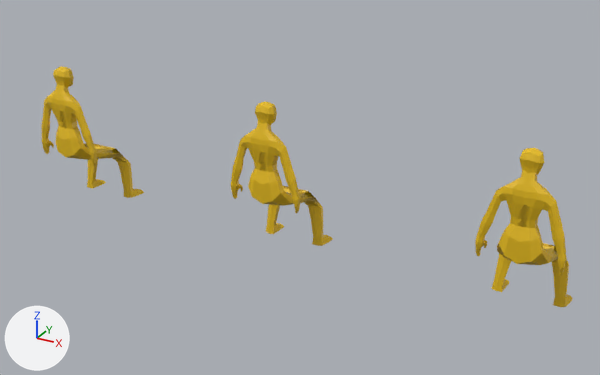
Two versions of the glTF model assets/row_1.glb, one commit apart.
Rendered twice from a camera (50 mm lens) standing at (4.07, -5.74, 3.3) and looking at (1.16, -0.44, 0.65). Arrows for +X, +Y and +Z are at lower left; the lights stay in place. Vertices at the same position are counted once.

Before the edit, the objects in view are built like this:
```python
me_student = bpy.data.meshes.new('student')
me_student.from_pydata(...)  # 370 vertices, 771 faces; spans x -1.32..1.32, y 0.24..7.1, z -0.46..3.08
me_student.materials.append(mat_person)  # yellow #e7bd13
ob_student = bpy.data.objects.new('Student', me_student)
ob_student.location = (-1.021, -0.681, 0.02)
ob_student.rotation_euler = (1.571, 0.0, -3.142)  # degrees (90, 0, -180)
ob_student.scale = (0.23, 0.195, 0.195)
ob_student_001 = bpy.data.objects.new('Student.001', me_student)
ob_student_001.location = (0.991, -0.681, 0.02)
ob_student_001.rotation_euler = (1.571, 0.0, -3.142)  # degrees (90, 0, -180)
ob_student_001.scale = (0.23, 0.195, 0.195)
ob_student_002 = bpy.data.objects.new('Student.002', me_student)
ob_student_002.location = (2.978, -0.681, 0.02)
ob_student_002.rotation_euler = (1.571, 0.0, -3.142)  # degrees (90, 0, -180)
ob_student_002.scale = (0.23, 0.195, 0.195)
```
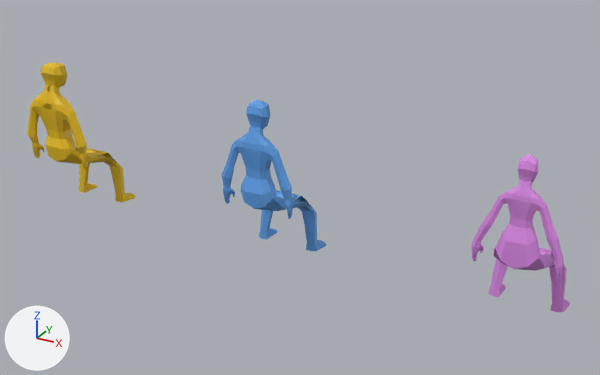
Commit message: student variations

Boxes [x1, y1, x2, y2] around the edits, measured in the pictures (600 x 375 px; the box of a moved part takes in the faces that stretch with it):
```json
{"object": "Student.002", "change": "reshaped, moved", "before": [475, 148, 573, 307], "after": [472, 154, 570, 312]}
{"object": "Student.001", "change": "reshaped, moved", "before": [231, 102, 333, 246], "after": [221, 100, 327, 251]}
{"object": "Student", "change": "reshaped, moved", "before": [41, 66, 144, 198], "after": [27, 63, 136, 202]}
{"part": 1, "of": "me_student", "change": "moved or reshaped", "before": [41, 66, 567, 264], "after": [27, 63, 87, 162]}
```

Edits to the scene script, one JSON object a line:
```json
{"op": "add", "block": "mat_person_003", "code": ["mat_person_003 = principled_material('Person.003')", "mat_person_003.base_color = (0.73, 0.263, 0.8)  # pink #de8ce7"]}
{"op": "add", "block": "mat_person_002", "code": ["mat_person_002 = principled_material('Person.002')", "mat_person_002.base_color = (0.113, 0.351, 0.8)  # blue #5ea0e7"]}
{"block": "me_student", "where": "# used by ob_student; location = (-1.021, -0.681, 0.02); rotation_euler = (1.571, 0.0, -3.142), in degrees (90, 0, -180); scale = (0.23, 0.195, 0.195)"}
{"op": "remove", "block": "me_student", "code": "me_student.from_pydata(...)  # 370 vertices, 771 faces; spans x -1.32..1.32, y 0.24..7.1, z -0.46..3.08"}
{"op": "add", "block": "me_student", "code": "me_student.from_pydata(...)  # 370 vertices, 771 faces; spans x -1.41..1.41, y 0.24..7.39, z -0.55..3.08"}
{"block": "me_student", "change": "me_student part 1: 184 of 370 vertices moved; they spanned x -1.28..1.28, y 3.51..7.1, z -0.46..0.43 and now span x -1.41..1.41, y 3.49..7.39, z -0.55..0.64; mean shift (0.0, 0.0, 0.01); largest move (-0.88, 4.15, -0.27) -> (-1.08, 3.86, -0.33)"}
{"op": "add", "block": "me_student_003", "code": ["me_student_003 = bpy.data.meshes.new('student.003')", "me_student_003.from_pydata(...)  # 370 vertices, 771 faces; spans x -1.32..1.32, y 0.24..7.0, z -0.42..3.08", "me_student_003.materials.append(mat_person_003)  # pink #de8ce7"]}
{"op": "add", "block": "me_student_002", "code": ["me_student_002 = bpy.data.meshes.new('student.002')", "me_student_002.from_pydata(...)  # 370 vertices, 771 faces; spans x -1.32..1.32, y 0.24..7.31, z -0.48..3.08", "me_student_002.materials.append(mat_person_002)  # blue #5ea0e7"]}
{"op": "set", "path": "ob_student.location", "old": "(-1.021, -0.681, 0.02)", "new": "(-1.021, -0.797, 0.02)"}
{"op": "set", "path": "ob_student_001", "old": "bpy.data.objects.new('Student.001', me_student)", "new": "bpy.data.objects.new('Student.001', me_student_002)"}
{"op": "set", "path": "ob_student_001.location", "old": "(0.991, -0.681, 0.02)", "new": "(0.991, -0.793, 0.02)"}
{"op": "set", "path": "ob_student_002", "old": "bpy.data.objects.new('Student.002', me_student)", "new": "bpy.data.objects.new('Student.002', me_student_003)"}
{"op": "set", "path": "ob_student_002.location", "old": "(2.978, -0.681, 0.02)", "new": "(2.978, -0.763, 0.02)"}
```
